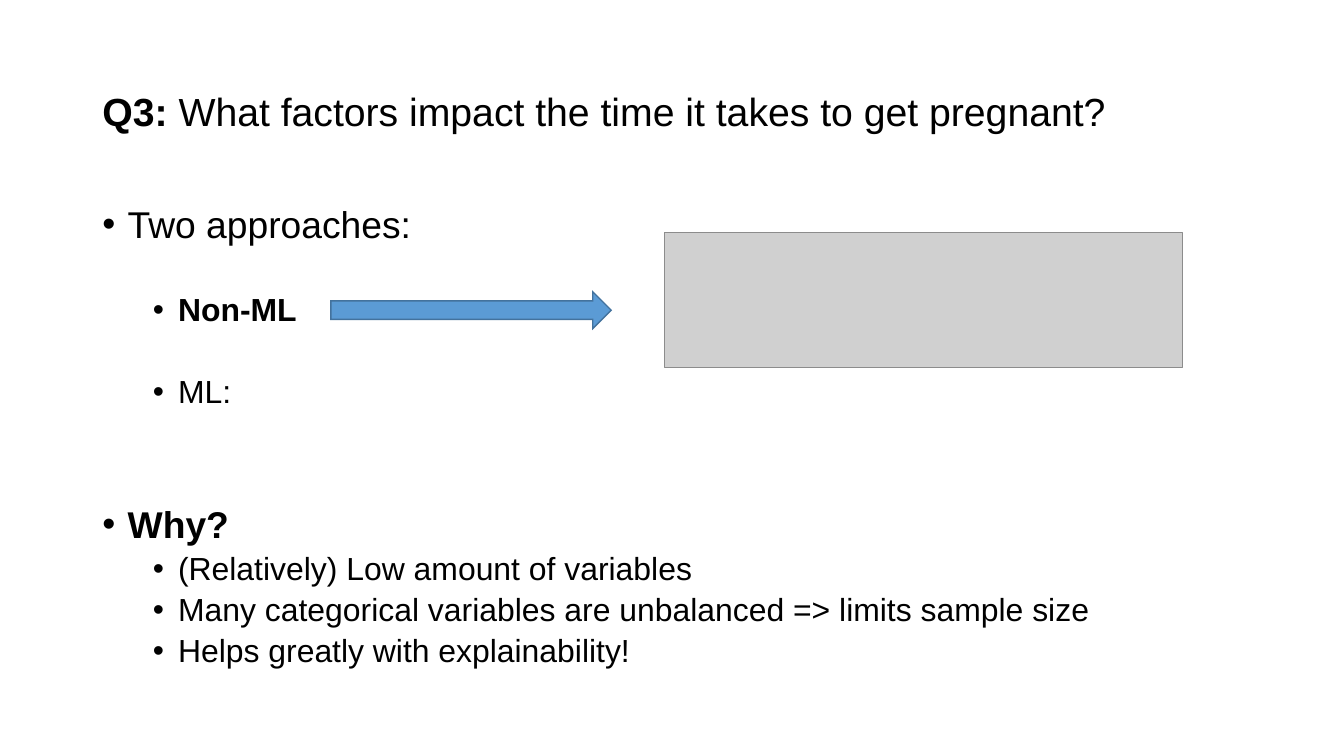
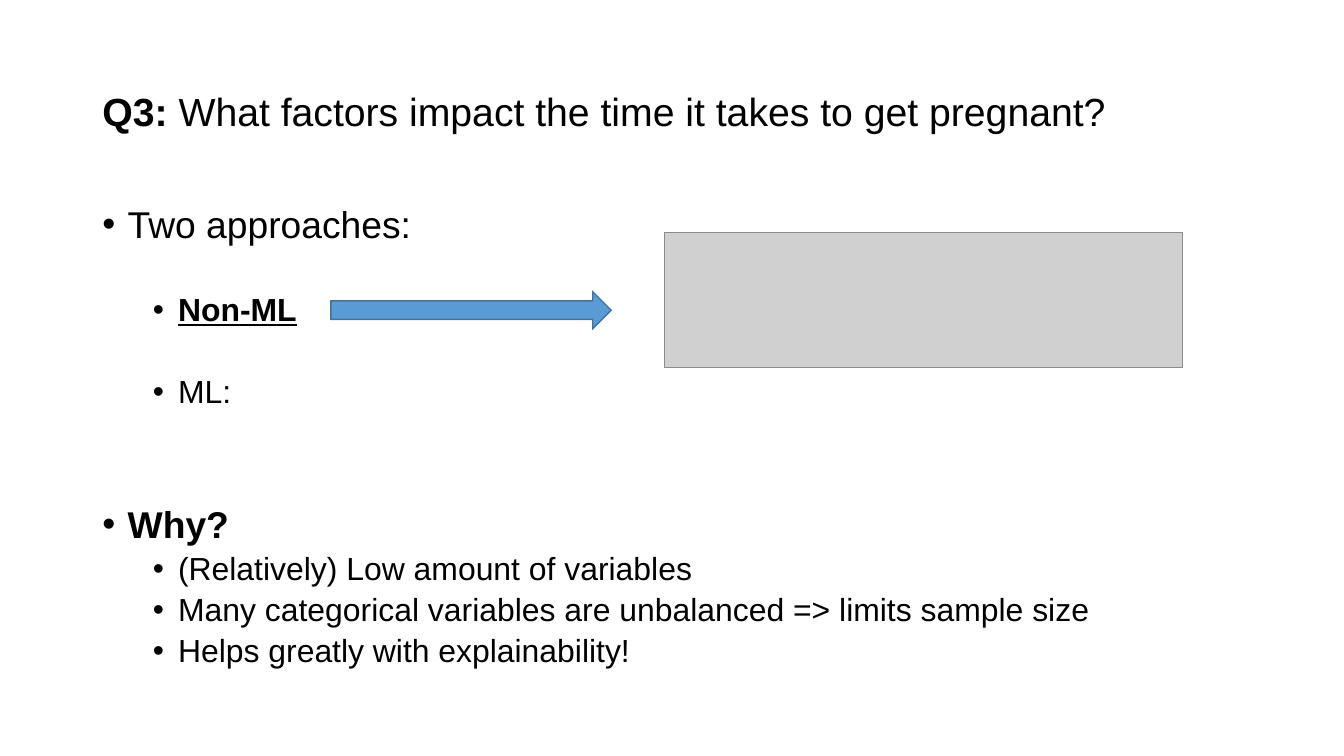
Before and after one commit to JeroenBuil/natural-cycles-assignment, a slide deck: slide 13 of reports/Natural Cycles - Assignment Report - Jeroen Buil.pptx. Drawn at 1344x756 pixels with LibreOffice and Linux fonts; fonts in the diff are those of the drawing; grey boxes stand for pictures. Boxes give left, top, right and bottom in pixels: in the first picture for what was removed or moved away, otherwise in the second. Text is boxed around its words. In the diff, an @@ line names an element or a change of style, - is before the commit and + after.

```diff
--- a/reports/Natural Cycles - Assignment Report - Jeroen Buil.pptx
+++ b/reports/Natural Cycles - Assignment Report - Jeroen Buil.pptx
@@ text at box(178, 299, 297, 326): underline on in "Non-ML" @@
```
Also in this commit, not shown: 3 other slides changed, 6 slides added, 1 slide removed, 21 other files.
